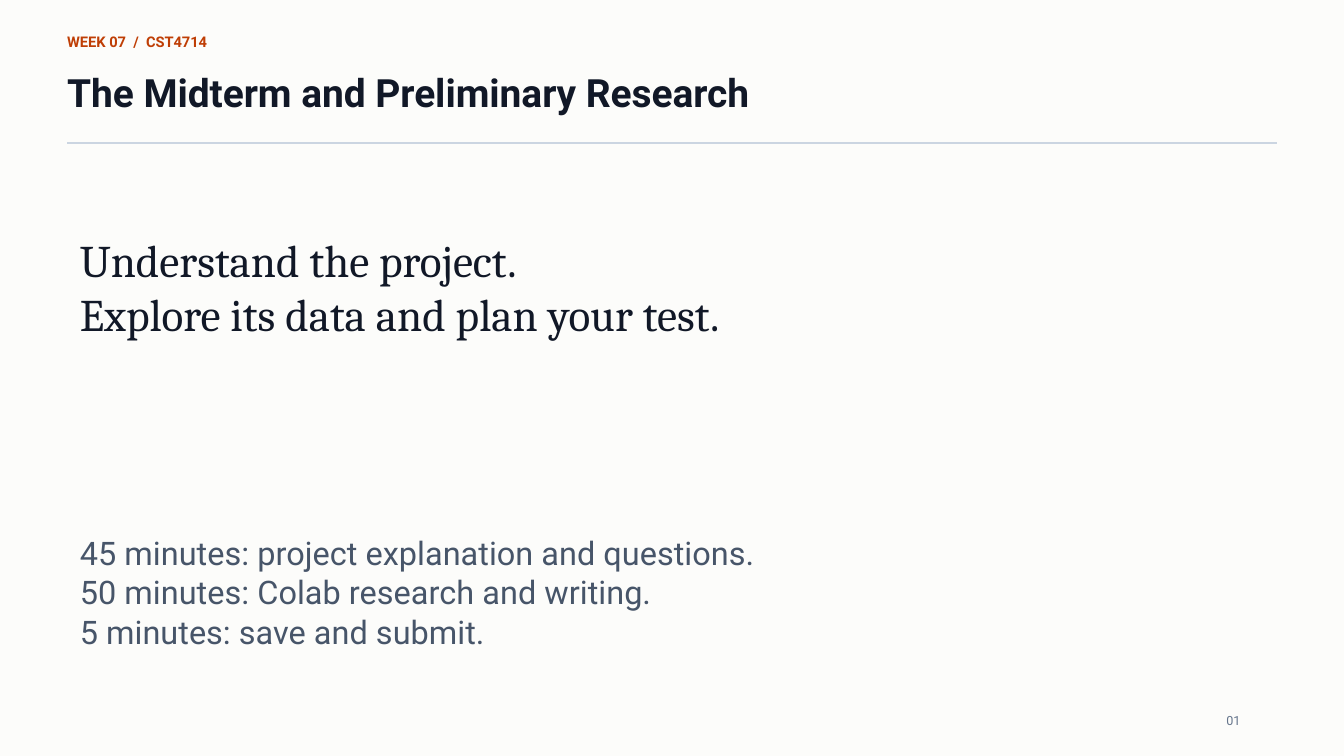
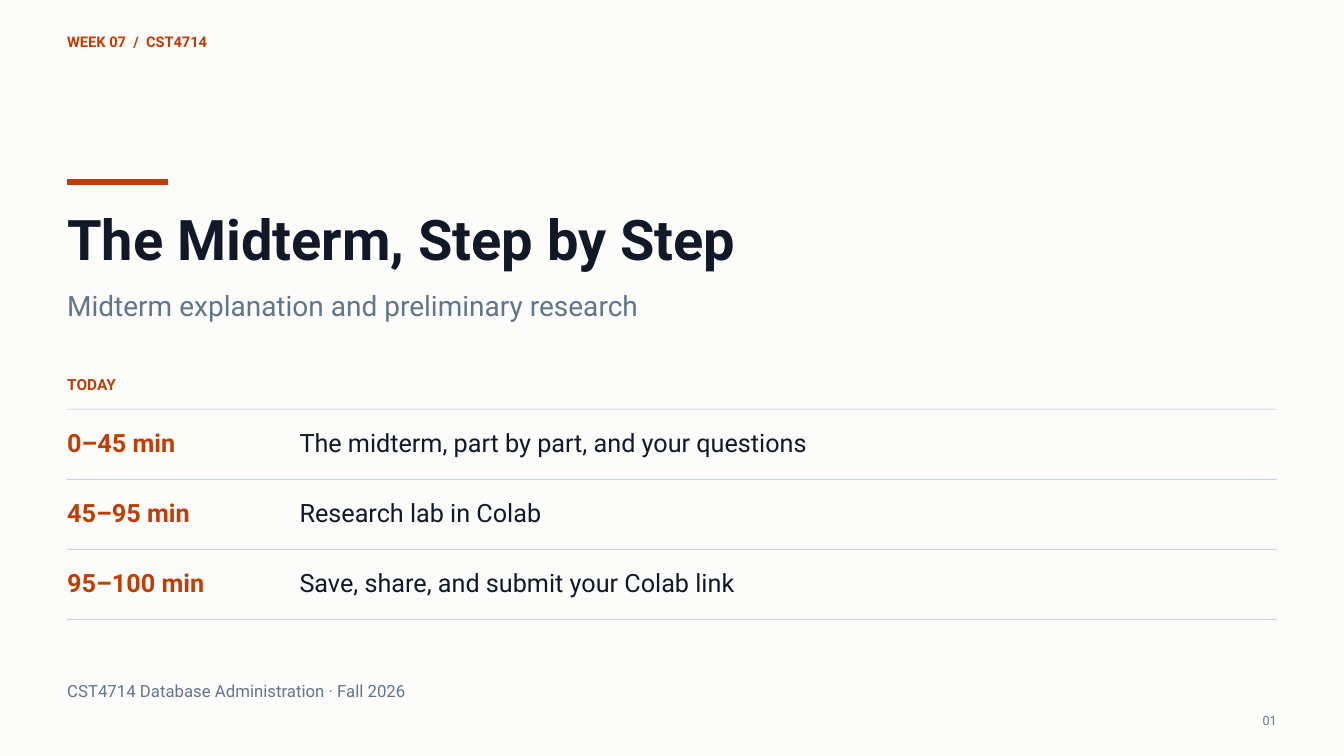
Before and after one commit to lolusername/CST4714_DB_admin, a slide deck: slide 1 of week_07/week_07_query_plans_index_design.pptx. Drawn at 1344x756 pixels with LibreOffice and Linux fonts; fonts in the diff are those of the drawing. Boxes give left, top, right and bottom in pixels: in the first picture for what was removed or moved away, otherwise in the second. Text is boxed around its words. In the diff, an @@ line names an element or a change of style, - is before the commit and + after.

```diff
--- a/week_07/week_07_query_plans_index_design.pptx
+++ b/week_07/week_07_query_plans_index_design.pptx
@@ rectangle removed at [68, 143, 1277, 144] @@
@@ rectangle added at [68, 179, 168, 186], fill #BF3E05 @@
@@ text added at [67, 218, 735, 272], 40 pt, text #111827, bold @@
+The Midterm, Step by Step
@@ text removed at [80, 245, 720, 341] @@
-Understand the project.
-Explore its data and plan your test.
@@ text at [67, 295, 638, 322]: text changed; size 27.8 to 20 pt; text colour #111827 to #64748B; bold off @@
-The Midterm and Preliminary Research
+Midterm explanation and preliminary research
@@ text added at [67, 379, 116, 390], 11 pt, text #BF3E05, bold @@
+TODAY
@@ rectangle added at [68, 409, 1277, 410], fill #CBD5E1 @@
@@ text added at [67, 433, 176, 453], 18 pt, text #BF3E05, bold @@
+0–45 min
@@ text added at [300, 433, 806, 458], 18 pt, text #111827 @@
+The midterm, part by part, and your questions
@@ rectangle added at [68, 479, 1277, 480], fill #CBD5E1 @@
@@ text added at [67, 503, 190, 523], 18 pt, text #BF3E05, bold @@
+45–95 min
@@ text added at [300, 503, 541, 523], 18 pt, text #111827 @@
+Research lab in Colab
@@ rectangle added at [68, 548, 1277, 549], fill #CBD5E1 @@
@@ text removed at [80, 540, 754, 645] @@
-45 minutes: project explanation and questions.
-50 minutes: Colab research and writing.
-5 minutes: save and submit.
@@ text added at [67, 573, 205, 593], 18 pt, text #BF3E05, bold @@
+95–100 min
@@ text added at [300, 573, 734, 598], 18 pt, text #111827 @@
+Save, share, and submit your Colab link
@@ rectangle added at [68, 619, 1277, 620], fill #CBD5E1 @@
@@ text added at [67, 684, 406, 697], 12 pt, text #64748B @@
+CST4714 Database Administration · Fall 2026
@@ text "01" at [1263, 716, 1277, 725]: alignment left to right @@
```
Also in this commit, not shown: 2 other slides changed, 16 slides added, 2 slides removed, 5 other files.
